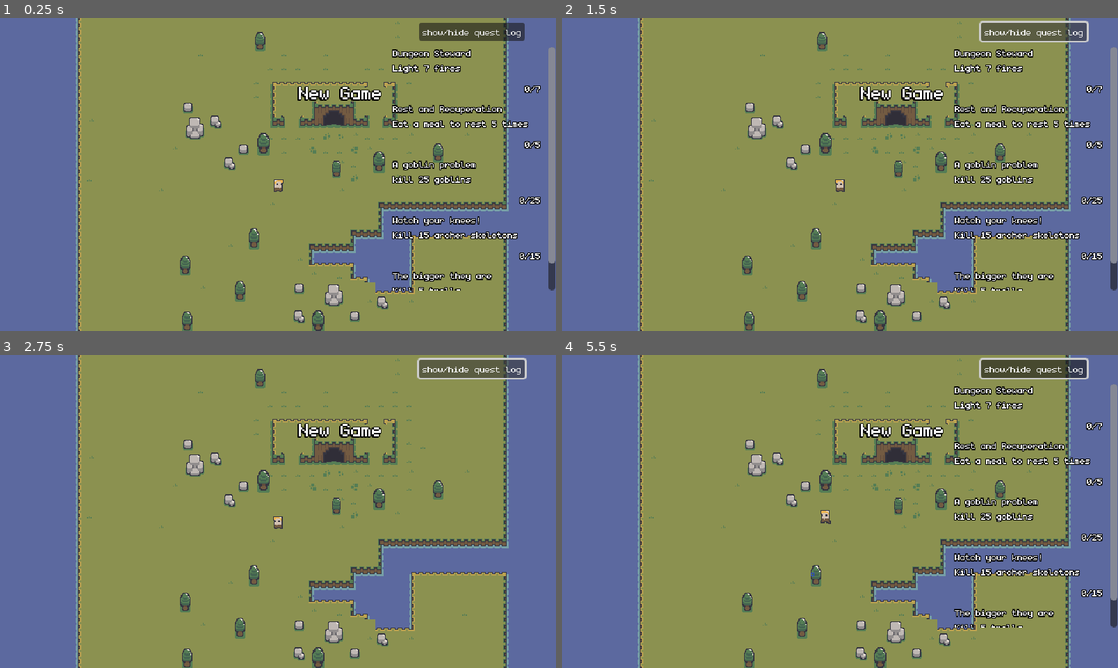
Above: before the commit, frames 1-4 (two rows, left to right).
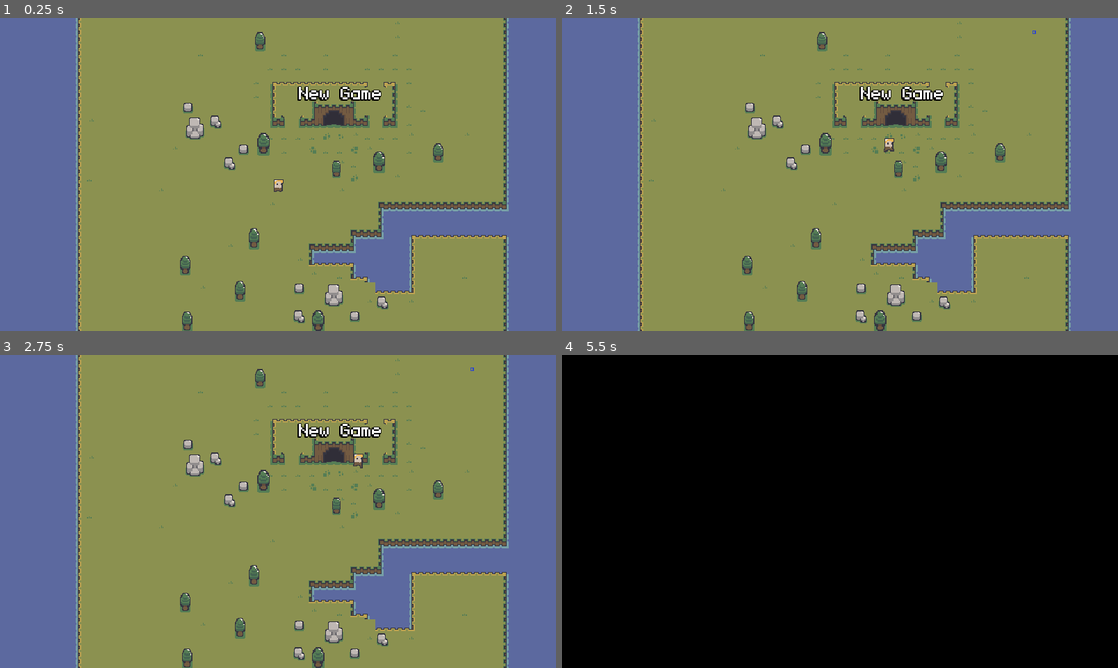
Above: after the commit, the same moments.

Repository: qmarsala/DeliciousDungeon
Game: Godot game, scene res://scenes/game.tscn
The game is run twice, just before and just after one commit, with the same random seed, the same clock (stepped at 60 frames per second) and the same inputs.
Inputs (mouse positions are in pixels of both pictures, inside the frame that each line leads up to):
- Up to frame 1 (0.25 s): no input
- Up to frame 2 (1.5 s): click (1034, 30) at 0.5 s, where only the run before the commit has a clickable "show/hide quest log"; click (1034, 30) at 1.25 s, where only the run before the commit has a clickable "show/hide quest log"
- Up to frame 3 (2.75 s): click (472, 367) at 2 s, where only the run before the commit has a clickable "show/hide quest log"
- Up to frame 4 (5.5 s): tap Enter at 2.75 s; move the mouse to (962, 495) at 2.77 s; tap Q (ability_one) at 2.85 s; click (962, 495) at 2.92 s; move the mouse to (728, 527) at 3.52 s; right-click (728, 527) at 3.6 s; click (728, 527) at 3.67 s; move the mouse to (895, 442) at 4.27 s; hold F (interact) 4.28-5.03 s; click (895, 442) at 4.42 s; move the mouse to (812, 574) at 5.02 s; click (812, 574) at 5.1 s

The runs differ from the first frame. In frame 1, 5.1% of the frame differs, in the area x 70-100%, y 1-88%; in frame 2, 5.5%; in frame 3, 1.5%; in frame 4, 98%, in the area x 0-100%, y 0-100%.

Commit message:
buff troll hp

Diff:
--- a/src/assets/data/enemies/troll.tres
+++ b/src/assets/data/enemies/troll.tres
@@ -9,10 +9,10 @@
 script = ExtResource("1_xx6b1")
 enemy_id = 3
 name = "Troll"
-starting_health = 35.0
+starting_health = 50.0
 speed = 25.0
 vision_range = 70.0
-engage_speed_multiplier = 1.15
+engage_speed_multiplier = 1.2
 retreat_speed_multiplier = 0.7
 drop_rate = 1.0
 drop = ExtResource("2_jrt6g")
--- a/src/scenes/game.tscn
+++ b/src/scenes/game.tscn
@@ -110,6 +110,7 @@
 
 [node name="QuestLogLayer" type="CanvasLayer" parent="."]
 layer = 100
+visible = false
 
 [node name="QuestLogUI" type="Control" parent="QuestLogLayer"]
 layout_mode = 3
